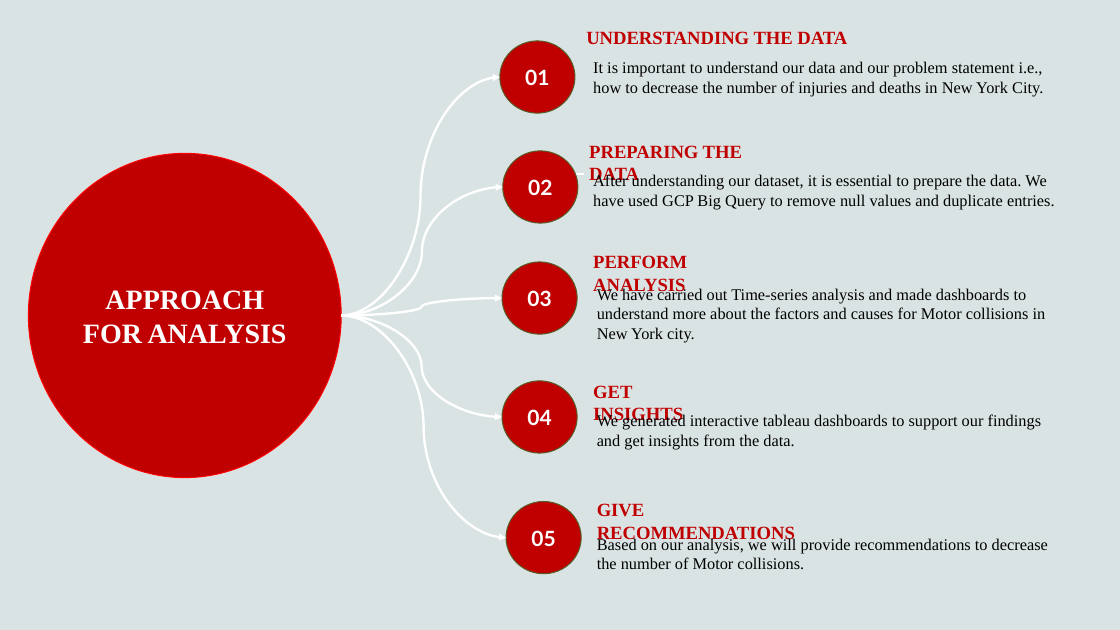
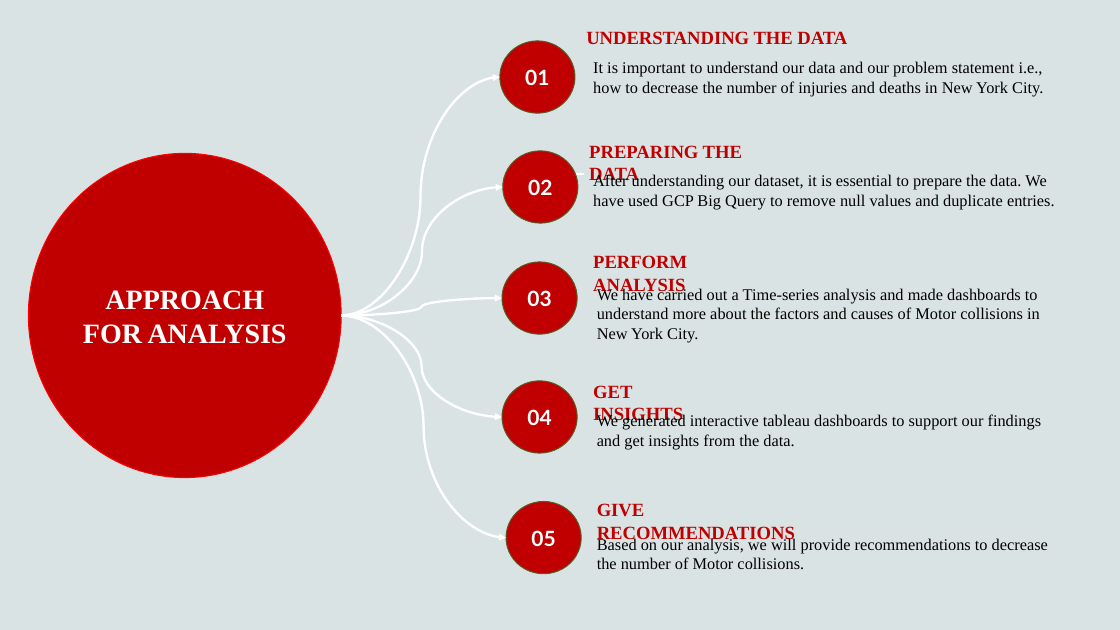
Before and after one commit to adiag321/NYPD-Motor-Collision-Analysis, a slide deck: slide 2 of Analysis of Motor Collision In NYC.pptx. Drawn at 1120x630 pixels with LibreOffice and Linux fonts; fonts in the diff are those of the drawing. Boxes give left, top, right and bottom in pixels: in the first picture for what was removed or moved away, otherwise in the second. Text is boxed around its words. In the diff, an @@ line names an element or a change of style, - is before the commit and + after.

Commit message:
Updating ppt, Readme.md

```diff
--- a/Analysis of Motor Collision In NYC.pptx
+++ b/Analysis of Motor Collision In NYC.pptx
@@ text at (597, 287, 1040, 343): text changed @@
-We have carried out Time-series analysis and made dashboards to understand more about the factors and causes for Motor collisions in New York city.
+We have carried out a Time-series analysis and made dashboards to understand more about the factors and causes of Motor collisions in New York City.
```
Also in this commit, not shown: 2 other files.
